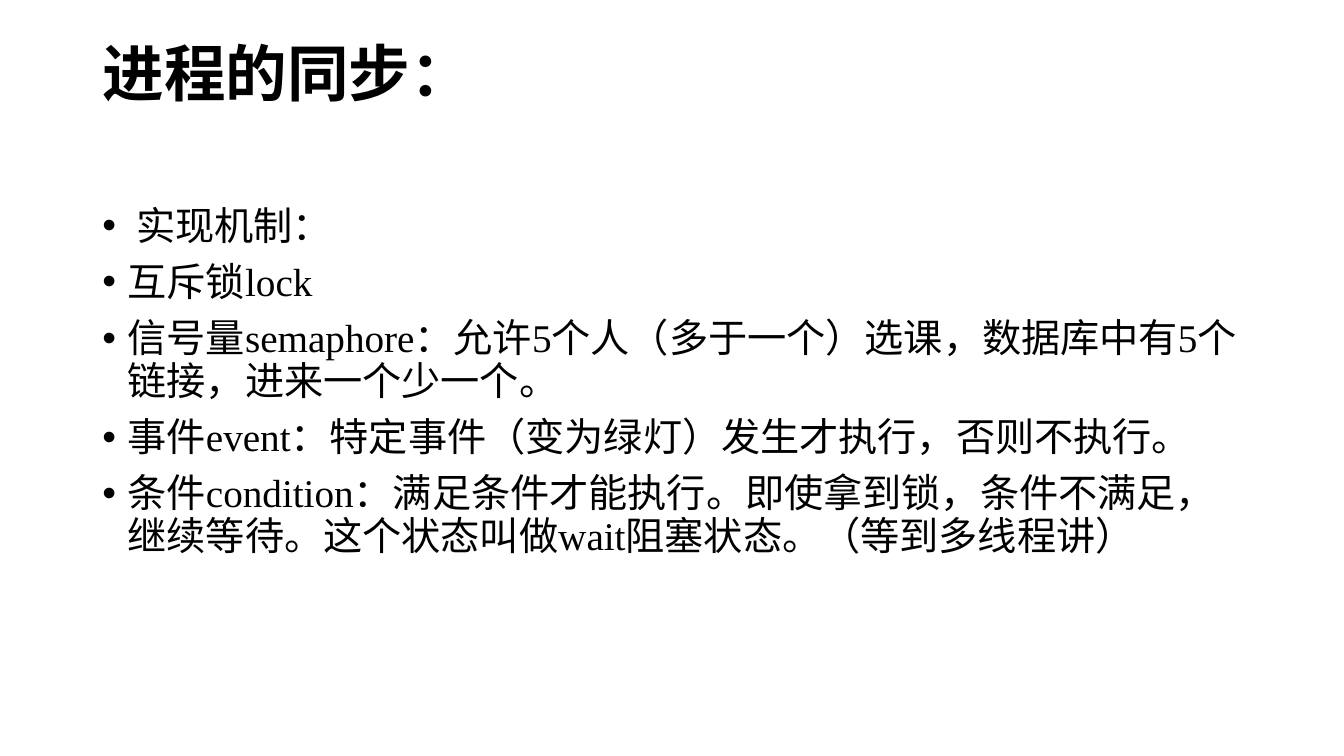
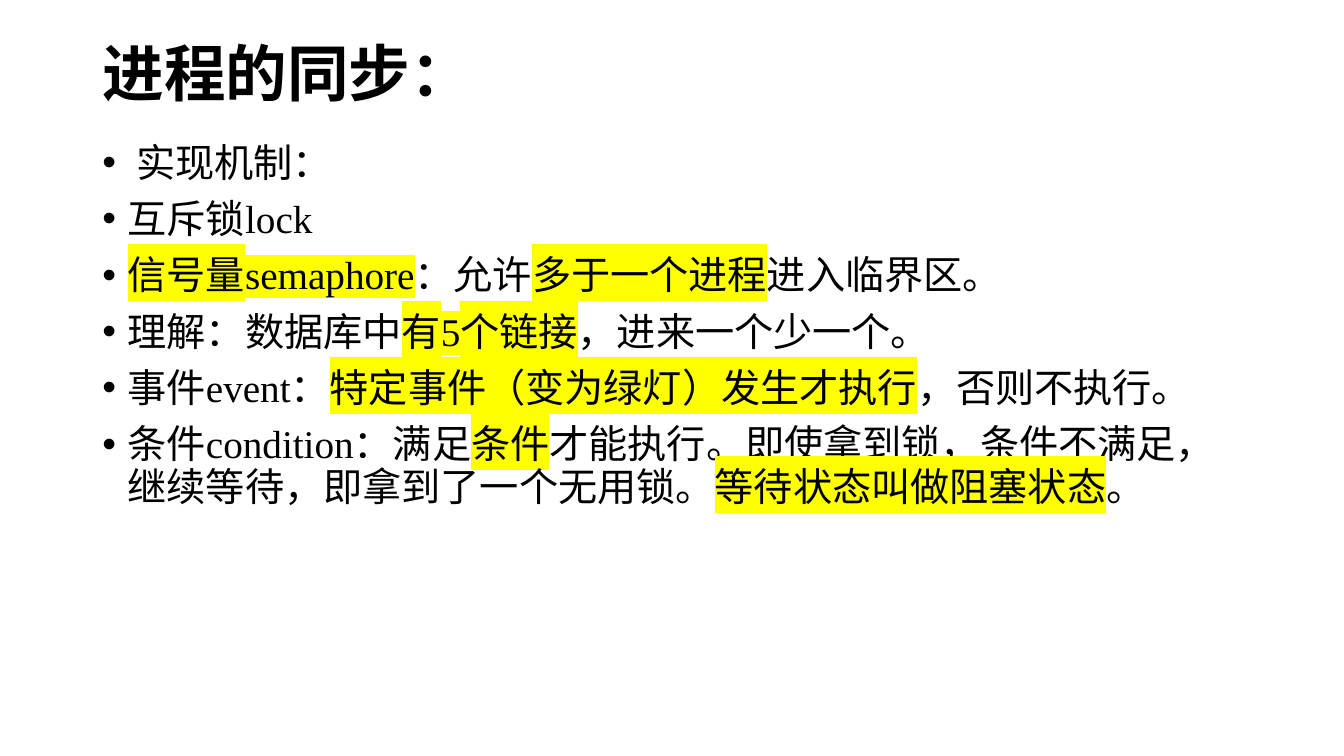
Before and after one commit to lizeyubuaa/pengbeifudao, a slide deck: slide 13 of week13/第十一周多进程.pptx (slide 10 before the commit). Drawn at 1344x756 pixels with LibreOffice and Linux fonts; fonts in the diff are those of the drawing. Boxes give left, top, right and bottom in pixels: in the first picture for what was removed or moved away, otherwise in the second. Text is boxed around its words. In the diff, an @@ line names an element or a change of style, - is before the commit and + after.

```diff
--- a/week13/第十一周多进程.pptx
+++ b/week13/第十一周多进程.pptx
@@ text "实现机制：" moved from (x1=128, y1=207, x2=1237, y2=554) to (x1=128, y1=144, x2=1215, y2=512) @@
@@ text at (x1=128, y1=249, x2=1002, y2=357): text changed @@
-• 信号量semaphore：允许5个人（多于一个）选课，数据库中有5个链接，进来一个少一个。
+• 信号量semaphore：允许多于一个进程进入临界区。
+• 理解：数据库中有5个链接，进来一个少一个。
@@ text at (x1=128, y1=362, x2=1191, y2=413): highlight none to #FFFF00 in "事件event：特定事件（变为绿灯）发生才执行，否则不执行。" @@
@@ text at (x1=128, y1=418, x2=1215, y2=512): text changed @@
-• 条件condition：满足条件才能执行。即使拿到锁，条件不满足，继续等待。这个状态叫做wait阻塞状态。（等到多线程讲）
+• 条件condition：满足条件才能执行。即使拿到锁，条件不满足，继续等待，即拿到了一个无用锁。等待状态叫做阻塞状态。
```
Also in this commit, not shown: 14 other slides changed, 3 slides added, 14 other files.
